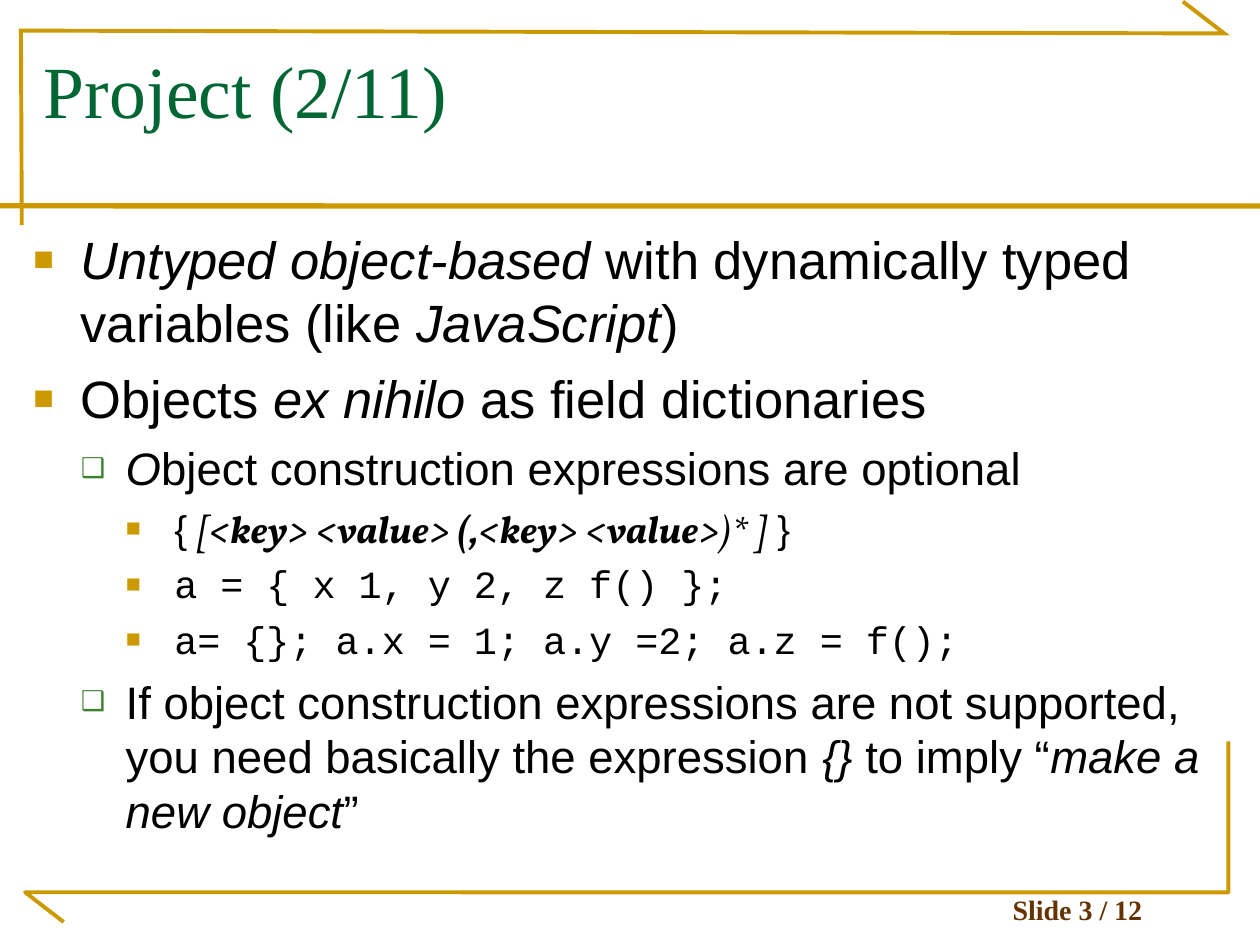
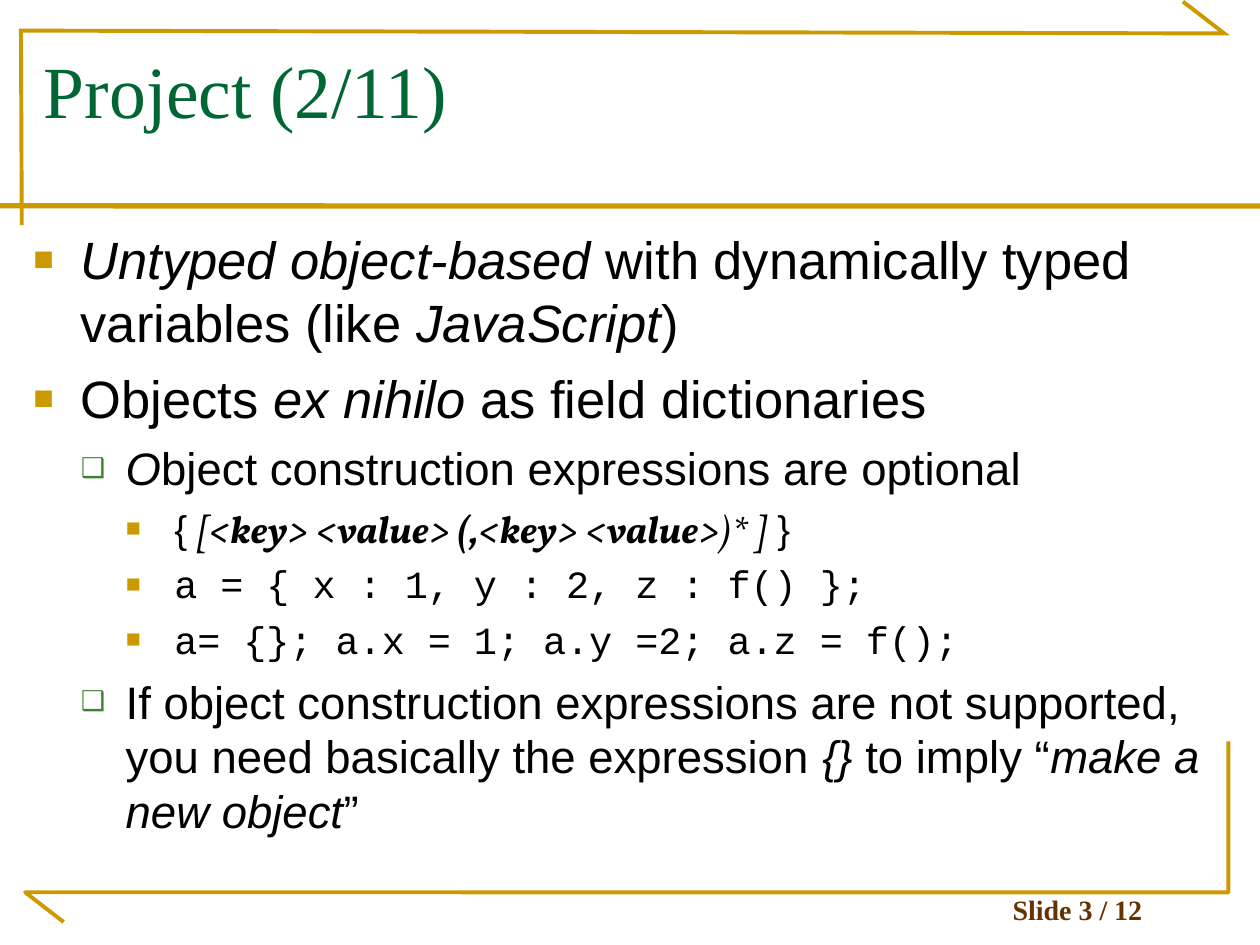
Before and after one commit to HistoricalValue/sin, a slide deck: slide 3 of Docs/Project Description/Project.ppt. Drawn at 1260x945 pixels with LibreOffice and Linux fonts; fonts in the diff are those of the drawing. Boxes give left, top, right and bottom in pixels: in the first picture for what was removed or moved away, otherwise in the second. Text is boxed around its words. In the diff, an @@ line names an element or a change of style, - is before the commit and + after.

```diff
--- a/Docs/Project Description/Project.ppt
+++ b/Docs/Project Description/Project.ppt
@@ text at [174,571,797,606]: text changed @@
-    ■ a = { x 1, y 2, z f() };
+    ■ a = { x : 1, y : 2, z : f() };
```
Also in this commit, not shown: 12 other files.
